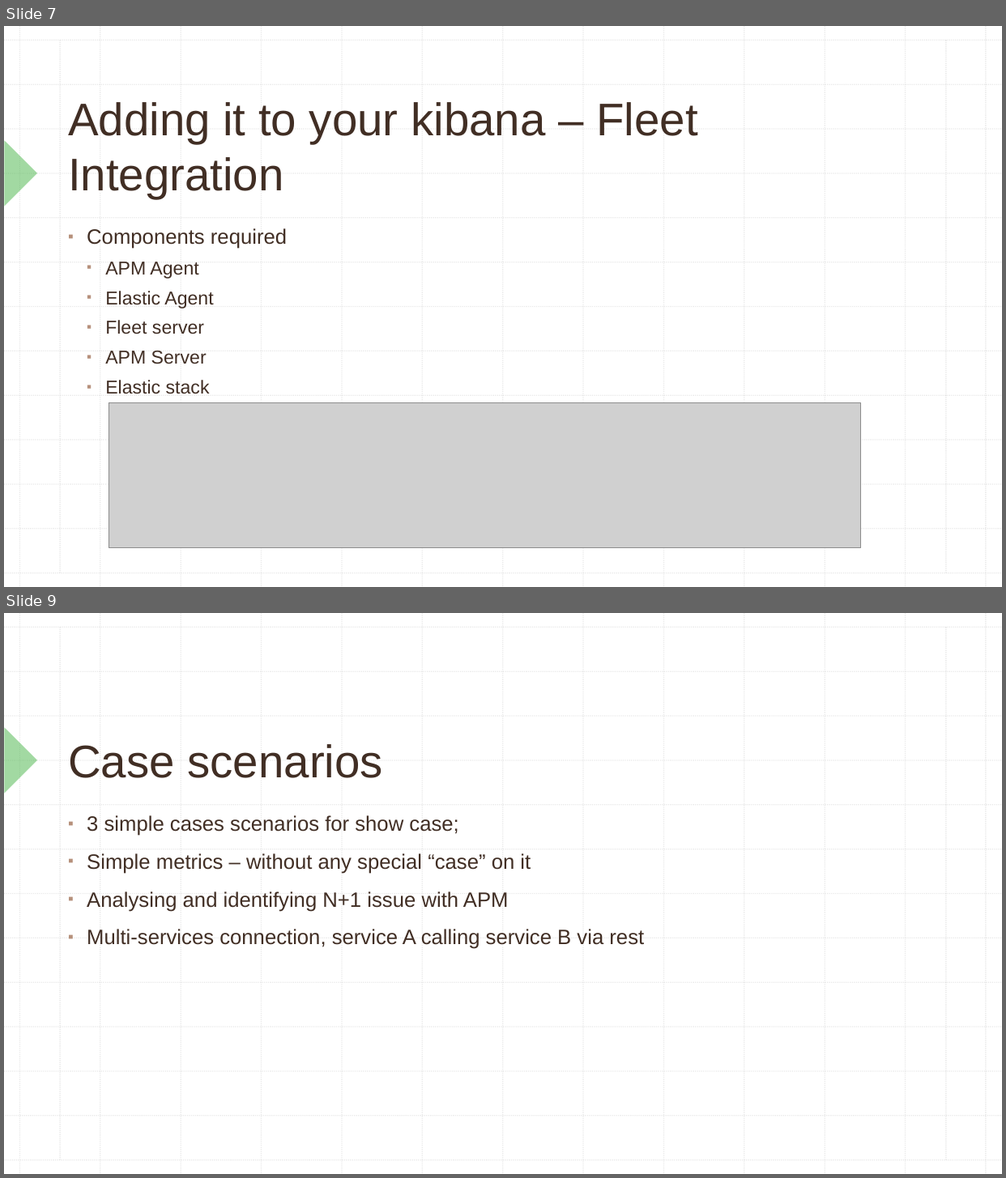
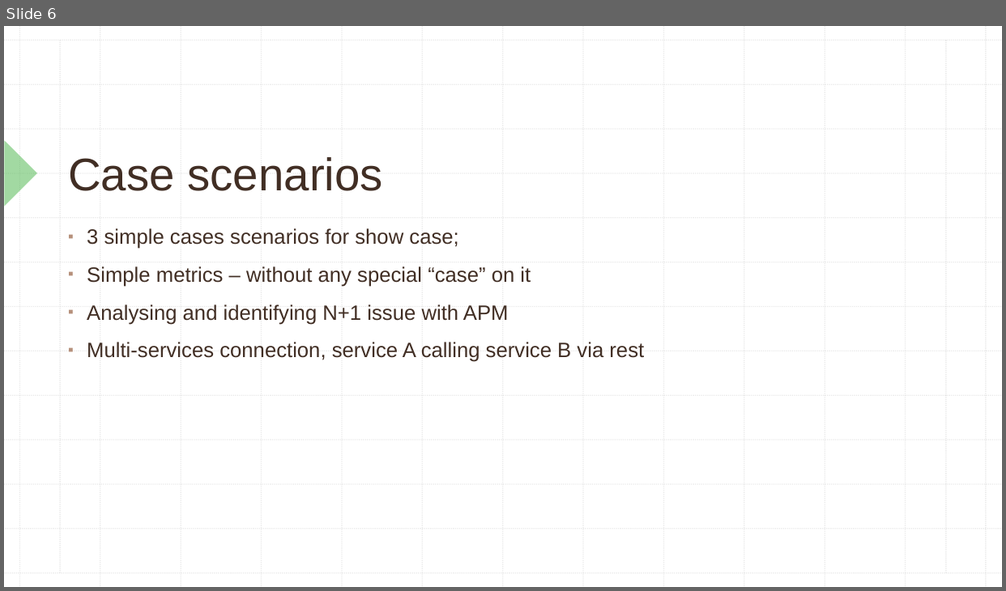
Before and after one commit to viniciustoni/kibana-apm-meetup, a slide deck: Kibana APM.pptx. Shown one above the other, each under a label of ours: slides 7 and 9 before the commit, slide 6 after it; the slides between them are not shown. The pictures are 1006x1178 and 1006x591 pixels, drawn with LibreOffice and Linux fonts; fonts in the diff are those of the drawing; grey boxes stand for pictures. Boxes give left, top, right and bottom in pixels: in the first picture for what was removed or moved away, otherwise in the second. Text is boxed around its words. In the diff, an @@ line names an element or a change of style, - is before the commit and + after.

```diff
--- a/Kibana APM.pptx
+++ b/Kibana APM.pptx
@@ slide 7 removed at (x1=4, y1=26, x2=1002, y2=587), background #FFFFFF; not listed: 29 template elements that a slide beside it also shows @@
@@ title removed at (x1=68, y1=102, x2=697, y2=199) @@
-Adding it to your kibana – Fleet Integration
@@ text removed at (x1=87, y1=228, x2=287, y2=395) @@
-▪ Components required
-  ▪ APM Agent
-  ▪ Elastic Agent
-  ▪ Fleet server
-  ▪ APM Server
-  ▪ Elastic stack
@@ picture removed at (x1=108, y1=403, x2=860, y2=548) @@
@@ what was slide 9 is now slide 6 @@
```
Also in this commit, not shown: 5 slides changed, 5 other slides removed, 1 other file.
